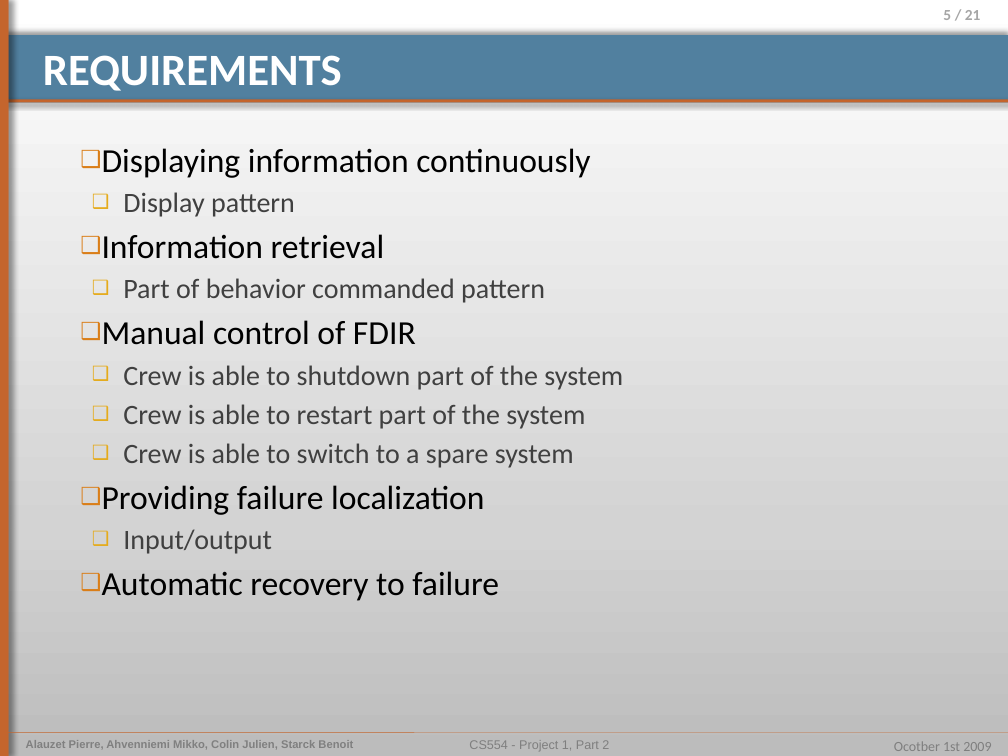
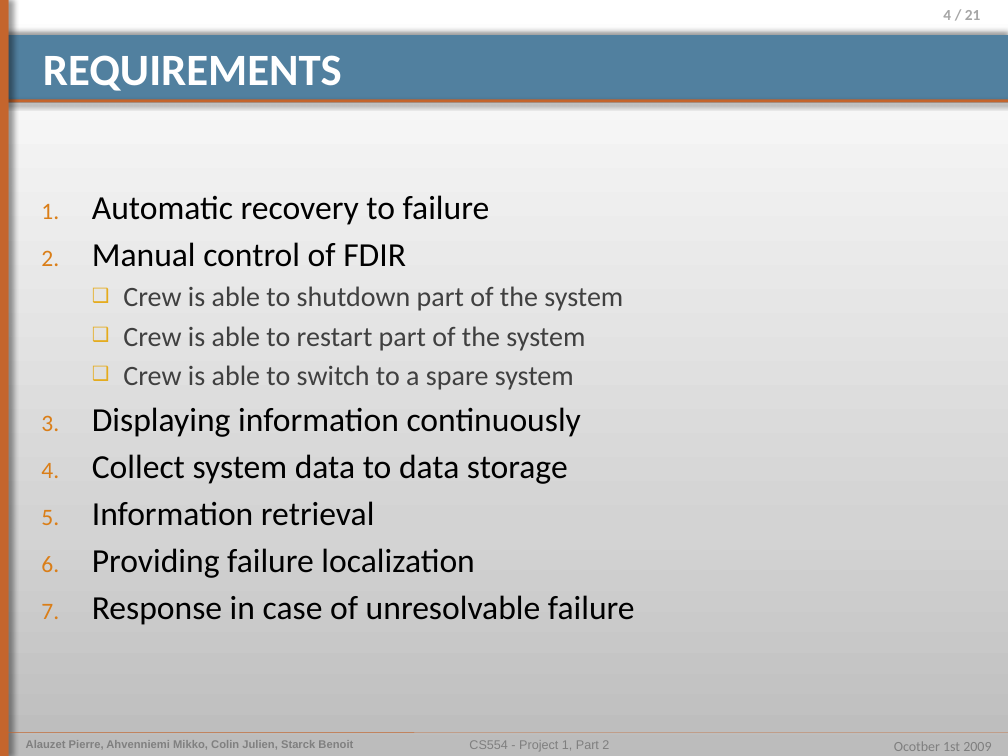
Before and after one commit to pierrealauzet/euroteam, a slide deck: slide 4 of Project 1/Part 2/CS554_EuroTeam_Problem_Frames.pptx (slide 5 before the commit). Drawn at 1008x756 pixels with LibreOffice and Linux fonts; fonts in the diff are those of the drawing. Boxes give left, top, right and bottom in pixels: in the first picture for what was removed or moved away, otherwise in the second. Text is boxed around its words. In the diff, an @@ line names an element or a change of style, - is before the commit and + after.

```diff
--- a/Project 1/Part 2/CS554_EuroTeam_Problem_Frames.pptx
+++ b/Project 1/Part 2/CS554_EuroTeam_Problem_Frames.pptx
@@ page number at <box>943,10,981,20</box>: text changed @@
-5 / 21
+4 / 21
@@ text at <box>92,195,490,225</box>: text changed @@
-❑ Displaying information continuously
-  ❑ Display pattern
-❑ Information retrieval
-  ❑ Part of behavior commanded pattern
+1. Automatic recovery to failure
@@ text at <box>92,242,474,578</box>: bullet ❑ to 1. @@
@@ text at <box>92,407,581,526</box>: paragraphs added @@
+3. Displaying information continuously
+4. Collect system data to data storage
+5. Information retrieval
@@ text at <box>92,595,635,625</box>: text changed @@
-  ❑ Input/output
-❑ Automatic recovery to failure
+7. Response in case of unresolvable failure
```
Also in this commit, not shown: 10 other slides changed, 3 slides added, 2 slides removed.
